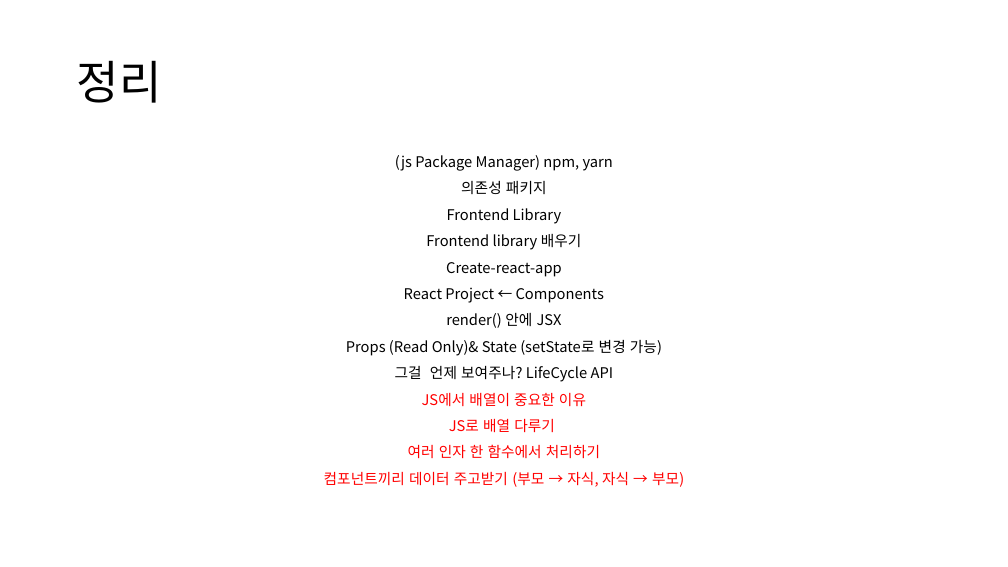
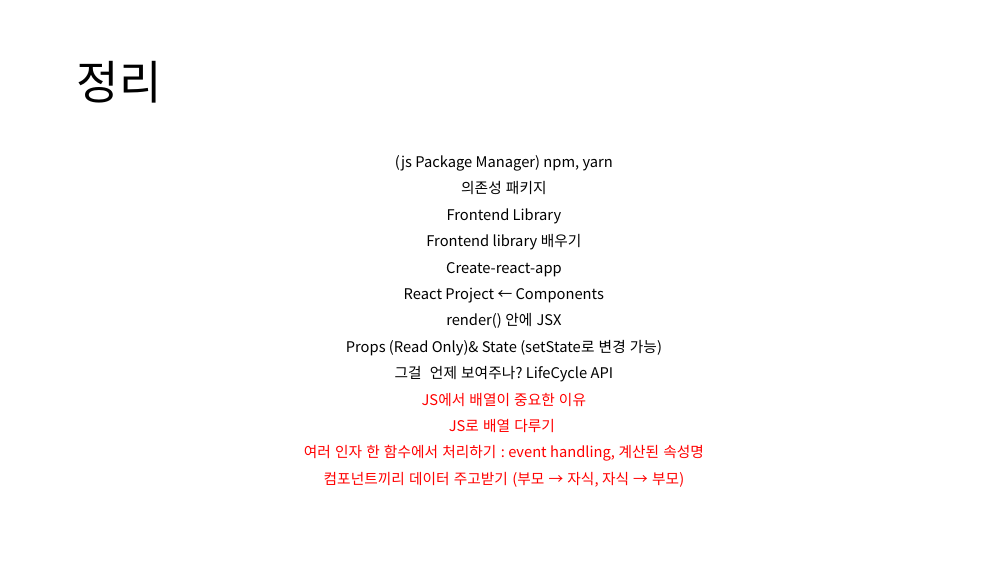
Before and after one commit to ctrl-z-won/Dev-Log, a slide deck: slide 12 of react/ctrlz3-0327.pptx. Drawn at 1008x567 pixels with LibreOffice and Linux fonts; fonts in the diff are those of the drawing. Boxes give left, top, right and bottom in pixels: in the first picture for what was removed or moved away, otherwise in the second. Text is boxed around its words. In the diff, an @@ line names an element or a change of style, - is before the commit and + after.

```diff
--- a/react/ctrlz3-0327.pptx
+++ b/react/ctrlz3-0327.pptx
@@ text at [304,444,704,461]: text changed @@
-여러 인자 한 함수에서 처리하기
+여러 인자 한 함수에서 처리하기 : event handling, 계산된 속성명
```
Also in this commit, not shown: 2 other slides changed, 1 slide added, 1 slide removed, 7 other files.
